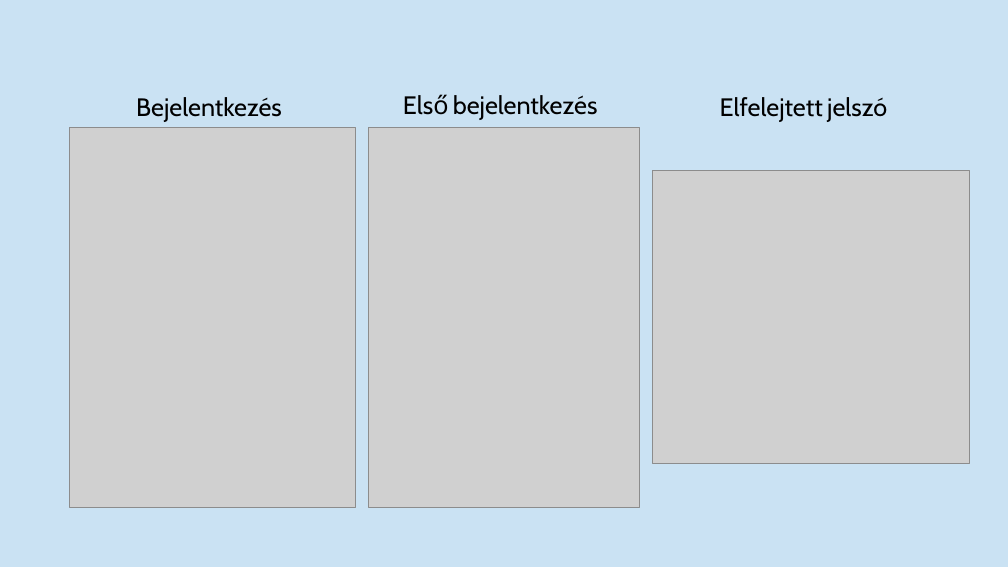
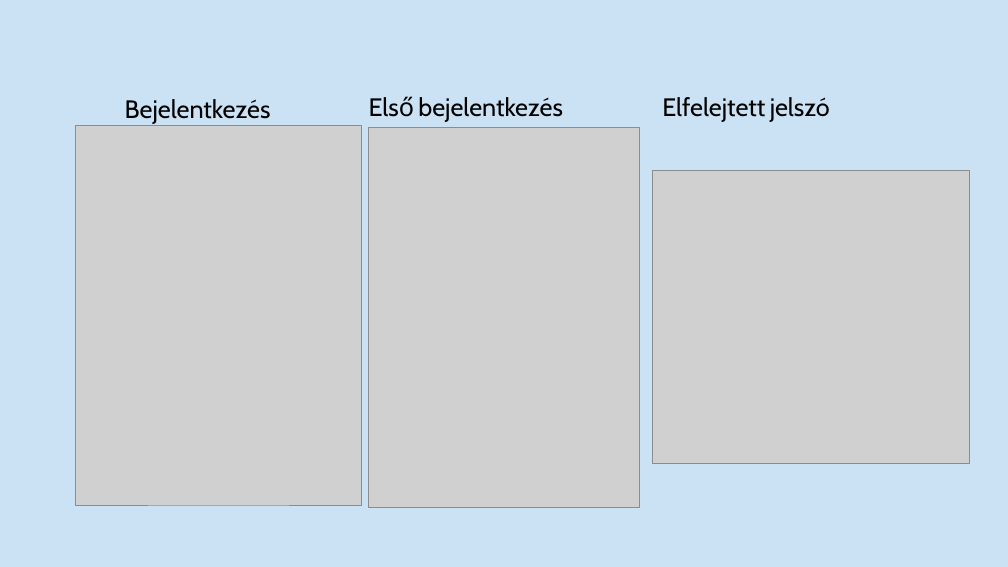
Before and after one commit to notdefinitelynot/bzsh_vizsga_ppt, a slide deck: slide 5 of BZSH Külker Leltár.pptx. Drawn at 1008x567 pixels with LibreOffice and Linux fonts; fonts in the diff are those of the drawing; grey boxes stand for pictures. Boxes give left, top, right and bottom in pixels: in the first picture for what was removed or moved away, otherwise in the second. Text is boxed around its words. In the diff, an @@ line names an element or a change of style, - is before the commit and + after.

Commit message:
sad

```diff
--- a/BZSH Külker Leltár.pptx
+++ b/BZSH Külker Leltár.pptx
@@ text "Első bejelentkezés": place and size @@
-text "Első bejelentkezés" at [403, 94, 598, 120]
+text "Első bejelentkezés" at [369, 96, 563, 122]
@@ text "Elfelejtett jelszó": place and size @@
-text "Elfelejtett jelszó" at [720, 97, 887, 122]
+text "Elfelejtett jelszó" at [662, 97, 830, 122]
@@ text "Bejelentkezés": place and size @@
-text "Bejelentkezés" at [136, 97, 282, 122]
+text "Bejelentkezés" at [125, 99, 271, 124]
@@ picture: place and size @@
-picture at [70, 127, 355, 507]
+picture at [75, 126, 361, 505]
```
Also in this commit, not shown: 1 other slide changed, 1 slide removed.
